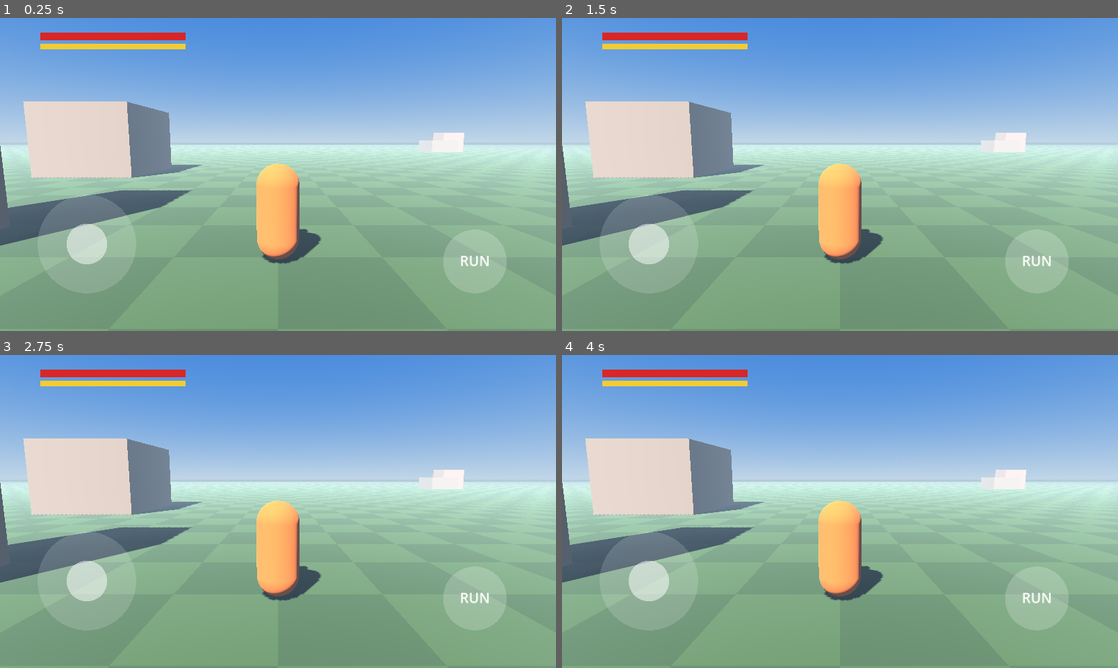
Above: before the commit, frames 1-4 (two rows, left to right).
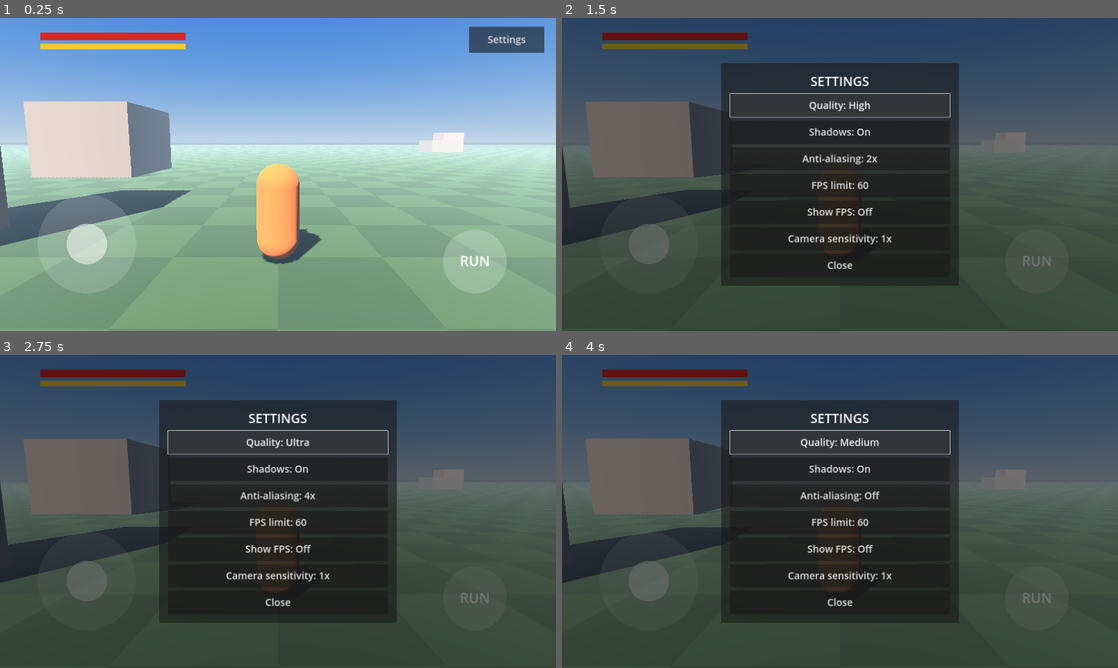
Above: after the commit, the same moments.

Repository: gamhop/shadows-of-pakistan
Game: Godot game, scene res://main.tscn
Same seed, same stepped clock (60 frames per second), same inputs: the game is played once before the commit and once after it.
Inputs (mouse positions are in pixels of both pictures, inside the frame that each line leads up to):
- Up to frame 1 (0.25 s): no input
- Up to frame 2 (1.5 s): click (1067, 39) at 0.5 s, where only the run after the commit has a clickable "Settings"; click (840, 105) at 1.25 s, where only the run after the commit has a clickable "Quality: Medium"
- Up to frame 3 (2.75 s): click (278, 442) at 2 s, where only the run after the commit has a clickable "Quality: High"
- Up to frame 4 (4 s): click (840, 442) at 2.75 s, where only the run after the commit has a clickable "Quality: Ultra"; click (840, 442) at 3.5 s, where only the run after the commit has a clickable "Quality: Low"

The runs differ from the first frame. In frame 1, 1.4% of the frame differs, in the area x 0-98%, y 2-79%; in frame 2, 100%; in frame 3, 100%, in the area x 0-100%, y 0-100%; in frame 4, 100%.

Commit message:
Add settings menu

Diff:
--- a/main.gd
+++ b/main.gd
@@ -24,6 +24,7 @@
     _make_world()
     _make_player()
     _make_ui()
+    add_child(preload("res://settings_menu.gd").new())
 
 
 func _make_world() -> void:
@@ -229,8 +230,8 @@
         if d.index == stick_touch:
             _update_stick(d.position)
         elif d.index == look_touch:
-            cam_yaw -= d.relative.x * 0.005
-            cam_pitch = clampf(cam_pitch - d.relative.y * 0.004, -0.55, 0.2)
+            cam_yaw -= d.relative.x * 0.005 * float(Engine.get_meta("cam_sens", 1.0))
+            cam_pitch = clampf(cam_pitch - d.relative.y * 0.004 * float(Engine.get_meta("cam_sens", 1.0)), -0.55, 0.2)
 
 
 func _update_stick(pos: Vector2) -> void:
--- /dev/null
+++ b/settings_menu.gd
@@ -0,0 +1,260 @@
+extends CanvasLayer
+
+const SAVE_PATH := "user://settings.cfg"
+const PRESETS := ["Low", "Medium", "High", "Ultra"]
+const AA_NAMES := ["Off", "2x", "4x"]
+const FPS_VALUES := [30, 60, 0]
+const FPS_NAMES := ["30", "60", "Max"]
+const SENS_VALUES := [0.5, 0.75, 1.0, 1.5, 2.0]
+
+var preset := 1
+var shadows := true
+var shadow_dist := 20.0
+var shadow_size := 1024
+var aa := 0
+var fps_idx := 1
+var show_fps := false
+var sens_idx := 2
+
+var sun: DirectionalLight3D
+var menu: Control
+var gear: Button
+var fps_label: Label
+var btn_preset: Button
+var btn_shadows: Button
+var btn_aa: Button
+var btn_fps: Button
+var btn_showfps: Button
+var btn_sens: Button
+
+
+func _ready() -> void:
+    process_mode = Node.PROCESS_MODE_ALWAYS
+    layer = 10
+    for c in get_parent().get_children():
+        if c is DirectionalLight3D:
+            sun = c as DirectionalLight3D
+    _load()
+    _build_ui()
+    _apply()
+
+
+func _make_button(text: String, min_size: Vector2) -> Button:
+    var b := Button.new()
+    b.text = text
+    b.custom_minimum_size = min_size
+    b.add_theme_font_size_override("font_size", 34)
+    return b
+
+
+func _build_ui() -> void:
+    var root := Control.new()
+    root.mouse_filter = Control.MOUSE_FILTER_IGNORE
+    add_child(root)
+    root.set_anchors_and_offsets_preset(Control.PRESET_FULL_RECT)
+
+    fps_label = Label.new()
+    fps_label.position = Vector2(700, 20)
+    fps_label.add_theme_font_size_override("font_size", 36)
+    root.add_child(fps_label)
+
+    gear = _make_button("Settings", Vector2(260, 90))
+    gear.anchor_left = 1.0
+    gear.anchor_right = 1.0
+    gear.anchor_top = 0.0
+    gear.anchor_bottom = 0.0
+    gear.offset_left = -300.0
+    gear.offset_right = -40.0
+    gear.offset_top = 30.0
+    gear.offset_bottom = 120.0
+    gear.pressed.connect(_open)
+    root.add_child(gear)
+
+    menu = Control.new()
+    menu.visible = false
+    root.add_child(menu)
+    menu.set_anchors_and_offsets_preset(Control.PRESET_FULL_RECT)
+
+    var dim := ColorRect.new()
+    dim.color = Color(0, 0, 0, 0.55)
+    menu.add_child(dim)
+    dim.set_anchors_and_offsets_preset(Control.PRESET_FULL_RECT)
+
+    var center := CenterContainer.new()
+    menu.add_child(center)
+    center.set_anchors_and_offsets_preset(Control.PRESET_FULL_RECT)
+
+    var panel := PanelContainer.new()
+    center.add_child(panel)
+    var margin := MarginContainer.new()
+    for side in ["left", "right", "top", "bottom"]:
+        margin.add_theme_constant_override("margin_" + side, 30)
+    panel.add_child(margin)
+    var box := VBoxContainer.new()
+    box.add_theme_constant_override("separation", 12)
+    margin.add_child(box)
+
+    var title := Label.new()
+    title.text = "SETTINGS"
+    title.horizontal_alignment = HORIZONTAL_ALIGNMENT_CENTER
+    title.add_theme_font_size_override("font_size", 44)
+    box.add_child(title)
+
+    var bsize := Vector2(760, 80)
+    btn_preset = _make_button("", bsize)
+    btn_preset.pressed.connect(_on_preset)
+    box.add_child(btn_preset)
+    btn_shadows = _make_button("", bsize)
+    btn_shadows.pressed.connect(_on_shadows)
+    box.add_child(btn_shadows)
+    btn_aa = _make_button("", bsize)
+    btn_aa.pressed.connect(_on_aa)
+    box.add_child(btn_aa)
+    btn_fps = _make_button("", bsize)
+    btn_fps.pressed.connect(_on_fps)
+    box.add_child(btn_fps)
+    btn_showfps = _make_button("", bsize)
+    btn_showfps.pressed.connect(_on_showfps)
+    box.add_child(btn_showfps)
+    btn_sens = _make_button("", bsize)
+    btn_sens.pressed.connect(_on_sens)
+    box.add_child(btn_sens)
+    var btn_close := _make_button("Close", bsize)
+    btn_close.pressed.connect(_close)
+    box.add_child(btn_close)
+
+
+func _on_preset() -> void:
+    preset = (preset + 1) % 4
+    match preset:
+        0:
+            shadows = false
+            shadow_dist = 20.0
+            shadow_size = 1024
+            aa = 0
+        1:
+            shadows = true
+            shadow_dist = 20.0
+            shadow_size = 1024
+            aa = 0
+        2:
+            shadows = true
+            shadow_dist = 40.0
+            shadow_size = 2048
+            aa = 1
+        3:
+            shadows = true
+            shadow_dist = 60.0
+            shadow_size = 4096
+            aa = 2
+    _apply()
+
+
+func _on_shadows() -> void:
+    shadows = not shadows
+    preset = -1
+    _apply()
+
+
+func _on_aa() -> void:
+    aa = (aa + 1) % 3
+    preset = -1
+    _apply()
+
+
+func _on_fps() -> void:
+    fps_idx = (fps_idx + 1) % 3
+    _apply()
+
+
+func _on_showfps() -> void:
+    show_fps = not show_fps
+    _apply()
+
+
+func _on_sens() -> void:
+    sens_idx = (sens_idx + 1) % 5
+    _apply()
+
+
+func _apply() -> void:
+    if sun:
+        sun.shadow_enabled = shadows
+        sun.directional_shadow_max_distance = shadow_dist
+    RenderingServer.directional_shadow_atlas_set_size(shadow_size, true)
+    var vp := get_viewport()
+    match aa:
+        0:
+            vp.msaa_3d = Viewport.MSAA_DISABLED
+        1:
+            vp.msaa_3d = Viewport.MSAA_2X
+        2:
+            vp.msaa_3d = Viewport.MSAA_4X
+    Engine.max_fps = FPS_VALUES[fps_idx]
+    Engine.set_meta("cam_sens", SENS_VALUES[sens_idx])
+    fps_label.visible = show_fps
+    _refresh()
+    _save()
+
+
+func _refresh() -> void:
+    btn_preset.text = "Quality: " + (PRESETS[preset] if preset >= 0 else "Custom")
+    btn_shadows.text = "Shadows: " + ("On" if shadows else "Off")
+    btn_aa.text = "Anti-aliasing: " + AA_NAMES[aa]
+    btn_fps.text = "FPS limit: " + FPS_NAMES[fps_idx]
+    btn_showfps.text = "Show FPS: " + ("On" if show_fps else "Off")
+    btn_sens.text = "Camera sensitivity: " + str(SENS_VALUES[sens_idx]) + "x"
+
+
+func _process(_delta: float) -> void:
+    if show_fps:
+        fps_label.text = "FPS: " + str(Engine.get_frames_per_second())
+
+
+func _reset_main_input() -> void:
+    var p := get_parent()
+    p.set("stick", Vector2.ZERO)
+    p.set("stick_touch", -1)
+    p.set("look_touch", -1)
+    p.set("run_touch", -1)
+
+
+func _open() -> void:
+    _reset_main_input()
+    get_tree().paused = true
+    menu.visible = true
+    gear.visible = false
+
+
+func _close() -> void:
+    menu.visible = false
+    gear.visible = true
+    _reset_main_input()
+    get_tree().paused = false
+
+
+func _save() -> void:
+    var cfg := ConfigFile.new()
+    cfg.set_value("g", "preset", preset)
+    cfg.set_value("g", "shadows", shadows)
+    cfg.set_value("g", "shadow_dist", shadow_dist)
+    cfg.set_value("g", "shadow_size", shadow_size)
+    cfg.set_value("g", "aa", aa)
+    cfg.set_value("g", "fps_idx", fps_idx)
+    cfg.set_value("g", "show_fps", show_fps)
+    cfg.set_value("g", "sens_idx", sens_idx)
+    cfg.save(SAVE_PATH)
+
+
+func _load() -> void:
+    var cfg := ConfigFile.new()
+    if cfg.load(SAVE_PATH) != OK:
+        return
+    preset = cfg.get_value("g", "preset", preset)
+    shadows = cfg.get_value("g", "shadows", shadows)
+    shadow_dist = cfg.get_value("g", "shadow_dist", shadow_dist)
+    shadow_size = cfg.get_value("g", "shadow_size", shadow_size)
+    aa = cfg.get_value("g", "aa", aa)
+    fps_idx = cfg.get_value("g", "fps_idx", fps_idx)
+    show_fps = cfg.get_value("g", "show_fps", show_fps)
+    sens_idx = cfg.get_value("g", "sens_idx", sens_idx)
